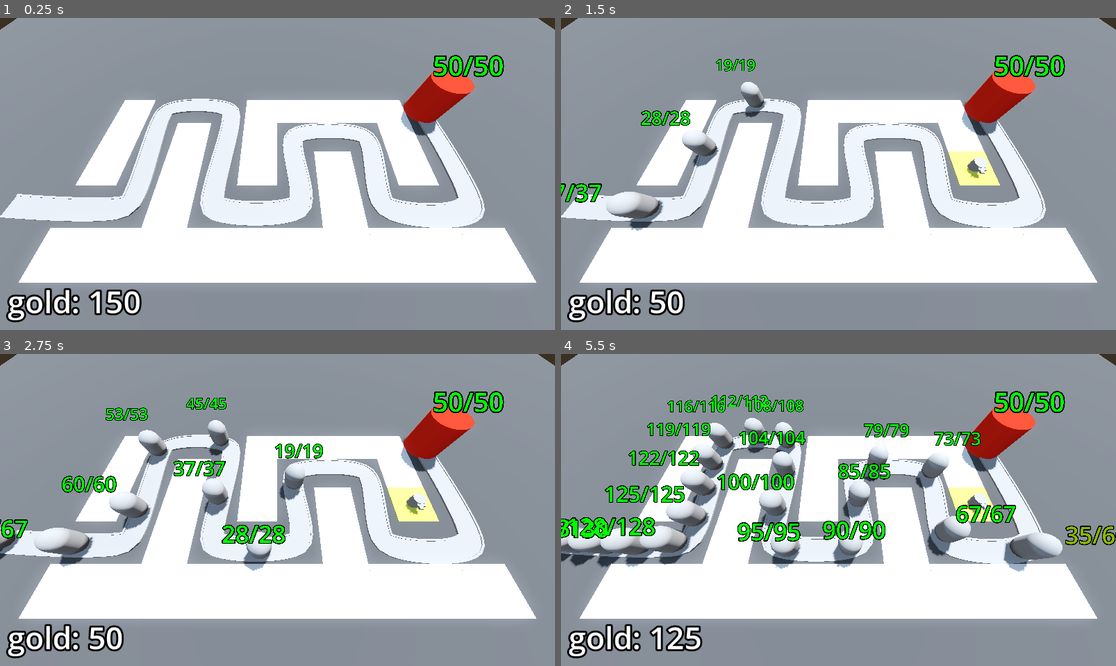
Above: before the commit, frames 1-4 (two rows, left to right).
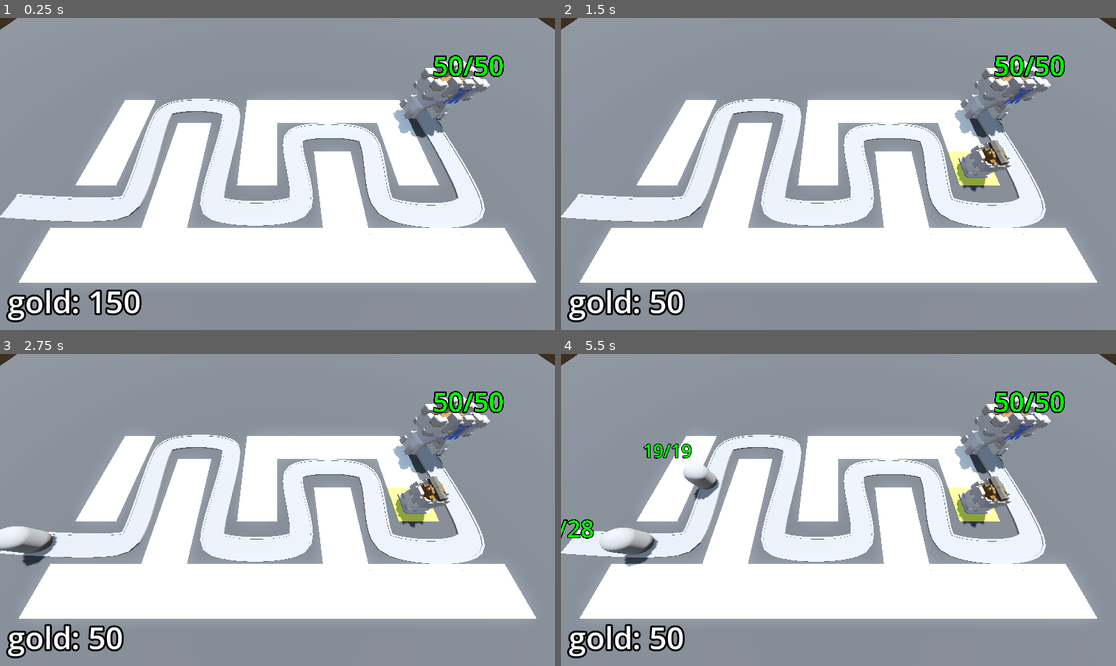
Above: after the commit, the same moments.

Repository: yrubner/TowerDefenseGD
Game: Godot game, scene res://BaseLevel.tscn
Two runs of this game, one before a commit and one after it. Both use one fixed random seed, a clock stepped at 60 frames per second and the inputs below.
Inputs (mouse positions are in pixels of both pictures, inside the frame that each line leads up to):
- Up to frame 1 (0.25 s): no input
- Up to frame 2 (1.5 s): move the mouse to (960, 158) at 0.52 s; press the mouse at (960, 158) at 0.53 s; move the mouse to (727, 189) at 1.27 s; release the mouse at (727, 189) at 1.28 s; click (727, 189) at 1.35 s
- Up to frame 3 (2.75 s): move the mouse to (333, 441) at 2.02 s; press the mouse at (333, 441) at 2.03 s
- Up to frame 4 (5.5 s): move the mouse to (810, 572) at 2.77 s; release the mouse at (810, 572) at 2.78 s; click (810, 572) at 2.85 s; move the mouse to (1005, 556) at 3.52 s; press the mouse at (1005, 556) at 3.53 s; move the mouse to (672, 463) at 4.27 s; release the mouse at (672, 463) at 4.28 s; click (672, 463) at 4.35 s; move the mouse to (866, 510) at 5.02 s; press the mouse at (866, 510) at 5.03 s

The runs differ from the first frame. In frame 1, 1.8% of the frame differs, in the area x 70-89%, y 13-39%; in frame 2, 4.7%; in frame 3, 8.1%; in frame 4, 15%, in the area x 0-100%, y 13-96%.

Commit message:
Finished Lesson 61: Using GLTF Files

Diff:
--- a/Base/base.gd
+++ b/Base/base.gd
@@ -14,7 +14,6 @@
 
 func _ready() -> void:
 	current_health = max_health
-	Engine.time_scale = 5
 
 func take_damage() -> void:
 	current_health -= 1
--- a/Base/base.tscn
+++ b/Base/base.tscn
@@ -1,20 +1,11 @@
 [gd_scene load_steps=3 format=3 uid="uid://cdcitn75ae8d"]
 
 [ext_resource type="Script" path="res://Base/base.gd" id="1_7ahsl"]
-
-[sub_resource type="StandardMaterial3D" id="StandardMaterial3D_6npvj"]
-albedo_color = Color(0.933333, 0.133333, 0, 0)
+[ext_resource type="PackedScene" uid="uid://in1307c5peq8" path="res://Assets/Base.glb" id="2_nn0yv"]
 
 [node name="Base" type="Node3D" groups=["base"]]
 transform = Transform3D(1, 0, 0, 0, 1, 0, 0, 0, 1, 18, 0, -6)
 script = ExtResource("1_7ahsl")
-
-[node name="CSGCylinder3D" type="CSGCylinder3D" parent="."]
-transform = Transform3D(1, 0, 0, 0, 1, 0, 0, 0, 1, 0, 2, 0)
-material_override = SubResource("StandardMaterial3D_6npvj")
-radius = 2.0
-height = 4.0
-sides = 32
 
 [node name="Label3D" type="Label3D" parent="."]
 transform = Transform3D(1, 0, 0, 0, 1, 0, 0, 0, 1, 0, 5.5, 0)
@@ -22,3 +13,5 @@
 text = "starting health"
 font_size = 500
 outline_size = 100
+
+[node name="Base" parent="." instance=ExtResource("2_nn0yv")]
--- a/Turret/turret.gd
+++ b/Turret/turret.gd
@@ -5,21 +5,23 @@
 
 var enemy_path: Path3D
 var target: PathFollow3D
-@onready var barrel: MeshInstance3D = $TurretBase/TurretTop/Visor/Barrel
+@onready var turret_top: Node3D = $TurretBase/TurretTop
 @onready var animation_player: AnimationPlayer = $AnimationPlayer
+@onready var cannon: Node3D = $TurretBase/TurretTop/Cannon
+@onready var turret_base: Node3D = $TurretBase
 
 
 func _physics_process(delta: float) -> void:
 	target = find_best_target()
 	if target != null:
-		look_at(target.global_position, Vector3.UP, true)
+		turret_base.look_at(target.global_position, Vector3.UP, true)
 
 func _on_timer_timeout() -> void:
 	if target != null:
 		var shot = projectile.instantiate()
 		add_child(shot)
-		shot.global_position = barrel.global_position
-		shot.direction = global_transform.basis.z
+		shot.global_position = cannon.global_position
+		shot.direction = turret_base.global_transform.basis.z
 		animation_player.play("FireTurret")
 
 func find_best_target() -> PathFollow3D:
--- a/Turret/turret.tscn
+++ b/Turret/turret.tscn
@@ -1,21 +1,9 @@
-[gd_scene load_steps=10 format=3 uid="uid://h3fs7wuld2x8"]
+[gd_scene load_steps=8 format=3 uid="uid://h3fs7wuld2x8"]
 
 [ext_resource type="Script" path="res://Turret/turret.gd" id="1_gndoa"]
 [ext_resource type="PackedScene" uid="uid://d3hry6hhl6d4h" path="res://Turret/projectile.tscn" id="1_u70d4"]
-
-[sub_resource type="CylinderMesh" id="CylinderMesh_oq5ek"]
-height = 1.0
-
-[sub_resource type="CylinderMesh" id="CylinderMesh_t0gqs"]
-top_radius = 0.6
-bottom_radius = 0.6
-height = 0.6
-
-[sub_resource type="BoxMesh" id="BoxMesh_574vi"]
-size = Vector3(0.8, 0.4, 0.4)
-
-[sub_resource type="BoxMesh" id="BoxMesh_lcox0"]
-size = Vector3(0.4, 0.2, 0.45)
+[ext_resource type="PackedScene" uid="uid://bgorg0g0t7ptu" path="res://Assets/Cannon.glb" id="3_ljqjc"]
+[ext_resource type="PackedScene" uid="uid://bk187woqsx547" path="res://Assets/TurretBase.glb" id="4_s0aui"]
 
 [sub_resource type="Animation" id="Animation_exb6g"]
 resource_name = "FireTurret"
@@ -57,21 +45,14 @@
 script = ExtResource("1_gndoa")
 projectile = ExtResource("1_u70d4")
 
-[node name="TurretBase" type="MeshInstance3D" parent="."]
+[node name="TurretBase" type="Node3D" parent="."]
 transform = Transform3D(1, 0, 0, 0, 1, 0, 0, 0, 1, 0, 0.5, 0)
-mesh = SubResource("CylinderMesh_oq5ek")
 
-[node name="TurretTop" type="MeshInstance3D" parent="TurretBase"]
+[node name="TurretTop" type="Node3D" parent="TurretBase"]
 transform = Transform3D(1, 0, 0, 0, 1, 0, 0, 0, 1, 0, 0.3, 0)
-mesh = SubResource("CylinderMesh_t0gqs")
 
-[node name="Visor" type="MeshInstance3D" parent="TurretBase/TurretTop"]
-transform = Transform3D(1, 0, 0, 0, 1, 0, 0, 0, 1, 0, 0, 0.581835)
-mesh = SubResource("BoxMesh_574vi")
-
-[node name="Barrel" type="MeshInstance3D" parent="TurretBase/TurretTop/Visor"]
-transform = Transform3D(1, 0, 0, 0, 1, 0, 0, 0, 1, 0, 0, 0.239915)
-mesh = SubResource("BoxMesh_lcox0")
+[node name="Cannon" parent="TurretBase/TurretTop" instance=ExtResource("3_ljqjc")]
+transform = Transform3D(1, 0, 0, 0, 1, 0, 0, 0, 1, 0, 1.3, 0)
 
 [node name="Timer" type="Timer" parent="."]
 autostart = true
@@ -81,4 +62,6 @@
 "": SubResource("AnimationLibrary_bc73v")
 }
 
+[node name="TurretBase2" parent="." instance=ExtResource("4_s0aui")]
+
 [connection signal="timeout" from="Timer" to="." method="_on_timer_timeout"]
Binary file added: Assets/Base.glb
Not shown, added: Assets/Base.glb.import
Binary file added: Assets/Base_Castle-metallic.png-Castle-roughness.png
Not shown, added: Assets/Base_Castle-metallic.png-Castle-roughness.png.import
Binary file added: Assets/Base_castle-colour-palette.png
Not shown, added: Assets/Base_castle-colour-palette.png.import
Binary file added: Assets/Cannon.glb
Not shown, added: Assets/Cannon.glb.import
Binary file added: Assets/Cannon_Castle-metallic.png-Castle-roughness.png
Not shown, added: Assets/Cannon_Castle-metallic.png-Castle-roughness.png.import
Binary file added: Assets/Cannon_castle-colour-palette.png
Not shown, added: Assets/Cannon_castle-colour-palette.png.import
(and 19 more such lines)
